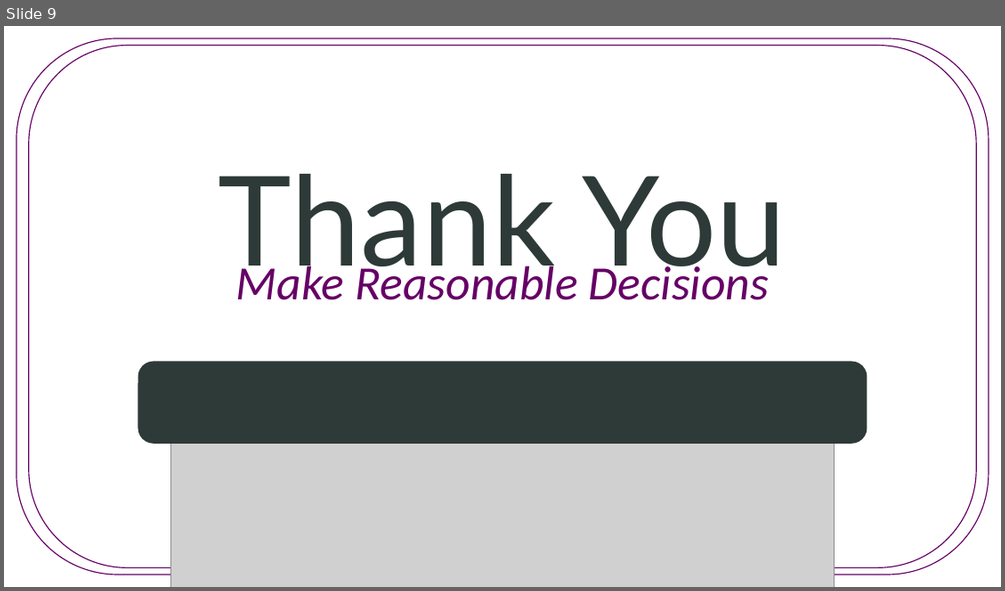
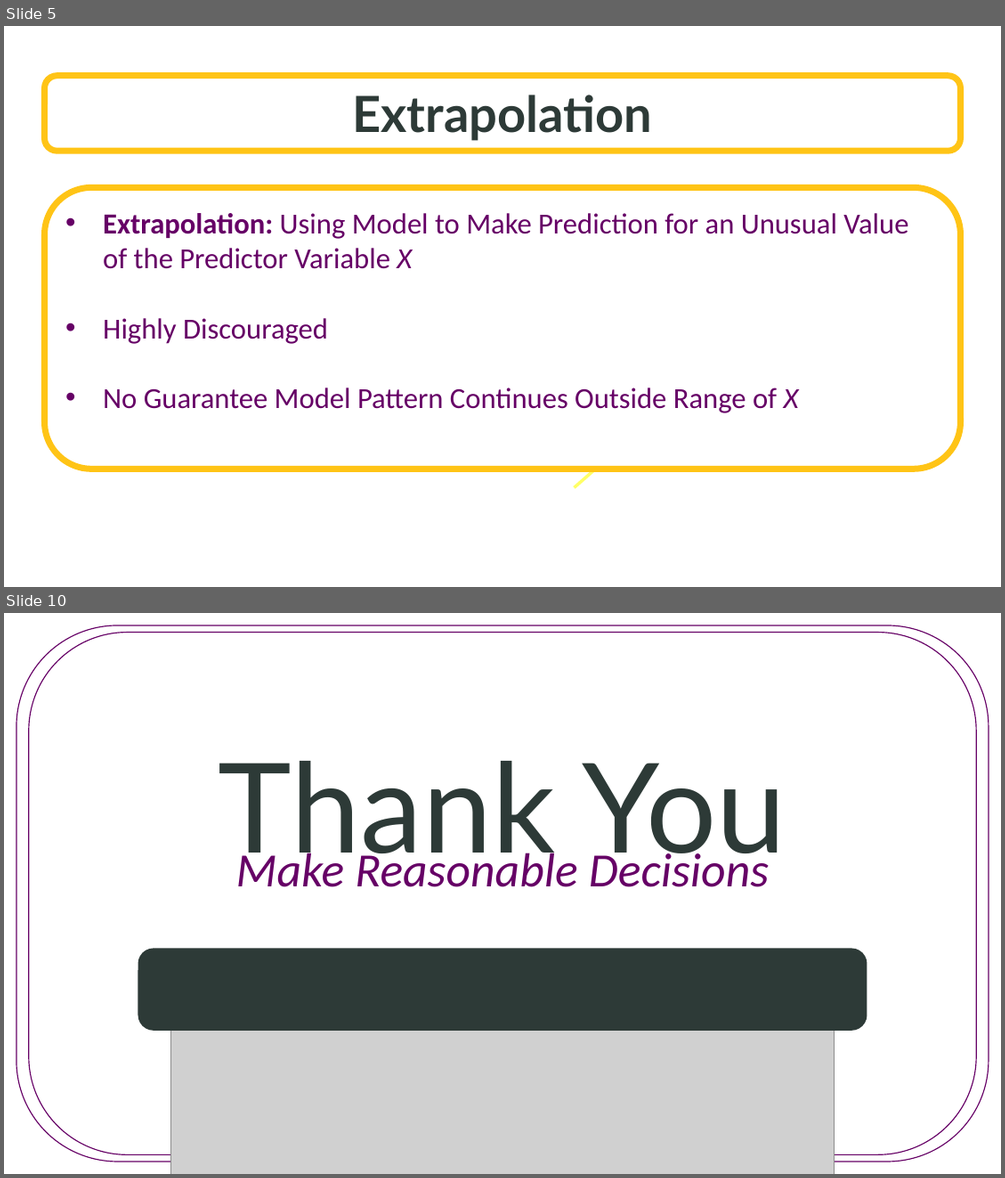
Before and after one commit to SuperMarioGiacomazzo/STOR455_WEBSITE, a slide deck: Lectures/7 - Outliers and Influential Points.pptx. Shown one above the other, each under a label of ours: slide 9 before the commit, slides 5 and 10 after it; the slides between them are not shown. The pictures are 1005x591 and 1005x1178 pixels, drawn with LibreOffice and Linux fonts; fonts in the diff are those of the drawing; grey boxes stand for pictures; background and template pictures are left out. Boxes give left, top, right and bottom in pixels: in the first picture for what was removed or moved away, otherwise in the second. Text is boxed around its words. In the diff, an @@ line names an element or a change of style, - is before the commit and + after.

```diff
--- a/Lectures/7 - Outliers and Influential Points.pptx
+++ b/Lectures/7 - Outliers and Influential Points.pptx
@@ slide 5 added at [4,26,1001,587], background picture (left out) @@
@@ rounded rectangle added at [44,75,961,151], fill #FFFFFF at 70% opacity, outline #FFC416 6 pt, 48 pt, text #2D3A37, bold @@
+Extrapolation
@@ rounded rectangle added at [44,187,961,468], fill #FFFFFF, outline #FFC416 6 pt, 28 pt, text #660066 @@
+• Extrapolation: Using Model to Make Prediction for an Unusual Value of the Predictor Variable X
+• Highly Discouraged
+• No Guarantee Model Pattern Continues Outside Range of X
@@ arrow added from (574, 487) to (624, 444), #FFFF66 3 pt @@
@@ what was slide 9 is now slide 10 @@
```
Also in this commit, not shown: 2 slides changed, 6 other slides added, 6 slides removed, 18 other files.
